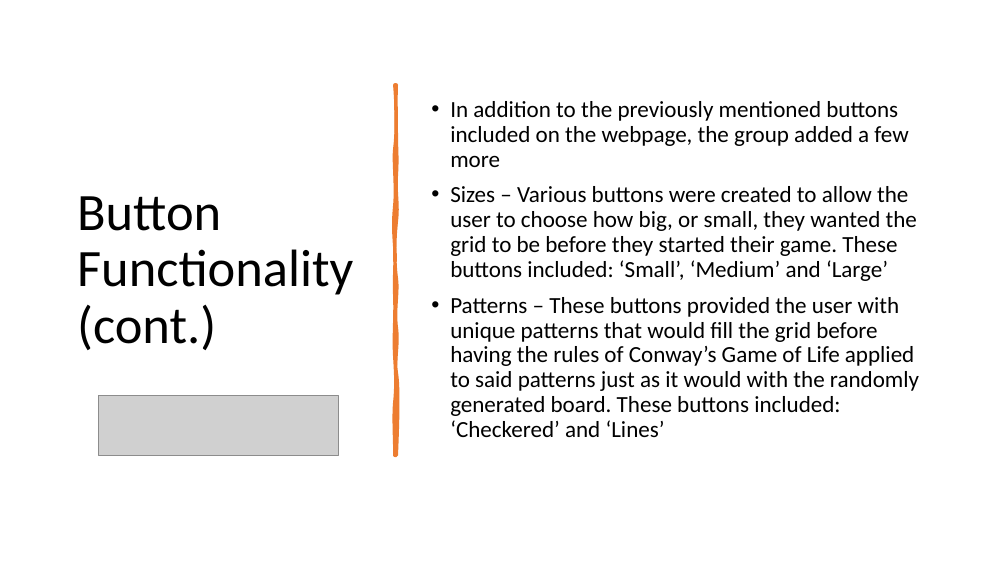
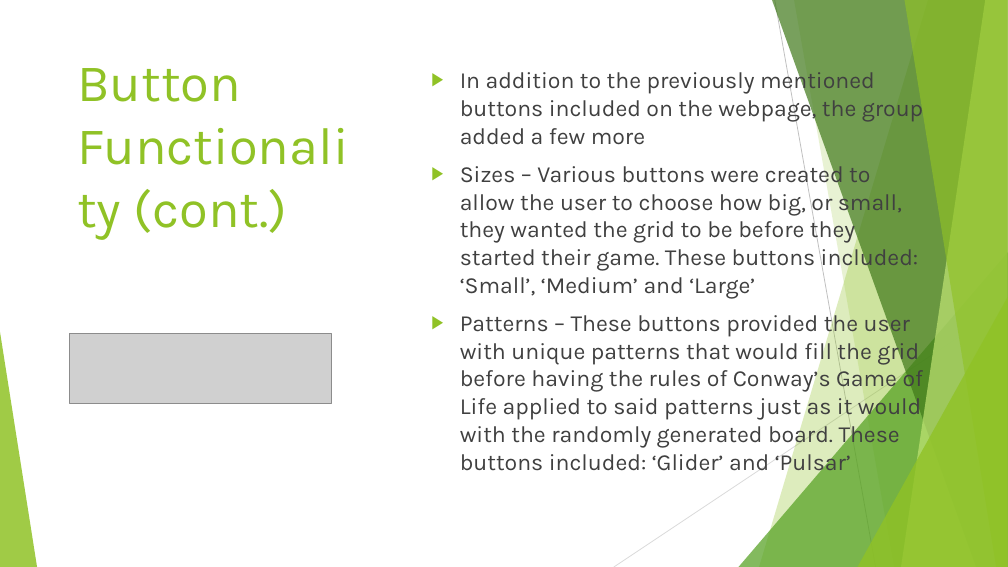
Before and after one commit to WebProgrammingTeam3/Project3, a slide deck: slide 14 of Project3.pptx (slide 12 before the commit). Drawn at 1008x567 pixels with LibreOffice and Linux fonts; fonts in the diff are those of the drawing; grey boxes stand for pictures. Boxes give left, top, right and bottom in pixels: in the first picture for what was removed or moved away, otherwise in the second. Text is boxed around its words. In the diff, an @@ line names an element or a change of style, - is before the commit and + after.

```diff
--- a/Project3.pptx
+++ b/Project3.pptx
@@ title "Button Functionality (cont.)" at (77, 68, 288, 233): font Calibri to Karla, text colour #000000 to #90C226; line spacing 0.9 to 1; vertical alignment middle to top @@
@@ freeform shape removed at (395, 85, 396, 455) @@
@@ text at (460, 68, 923, 298): font Calibri to Karla, text colour #000000 to #404040 in "In addition to the previously mentioned buttons ...", "Sizes – Various buttons were created to ..."; bullet • to ▶; line spacing 0.9 to 1 @@
@@ text at (460, 311, 923, 475): text changed; font Calibri to Karla; text colour #000000 to #404040 @@
-• Patterns – These buttons provided the user with unique patterns that would fill the grid before having the rules of Conway’s Game of Life applied to said patterns just as it would with the randomly generated board. These buttons included: ‘Checkered’ and ‘Lines’
+▶ Patterns – These buttons provided the user with unique patterns that would fill the grid before having the rules of Conway’s Game of Life applied to said patterns just as it would with the randomly generated board. These buttons included: ‘Glider’ and ‘Pulsar’
@@ group added at (0, 0, 1008, 567): 5 freeform shapes, 3 triangles, 2 lines @@
@@ picture added at (70, 333, 331, 403) @@
@@ picture removed at (99, 395, 339, 455) @@
```
Also in this commit, not shown: 11 other slides changed, 4 slides added, 1 slide removed.
